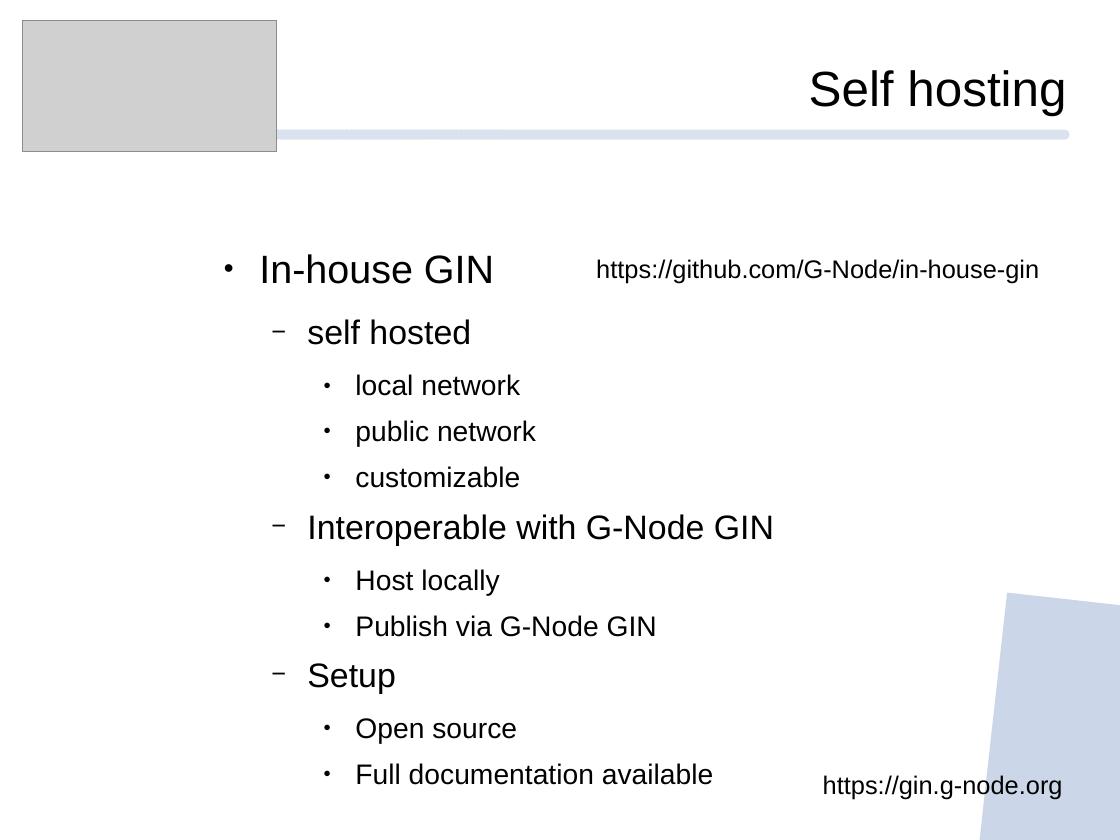
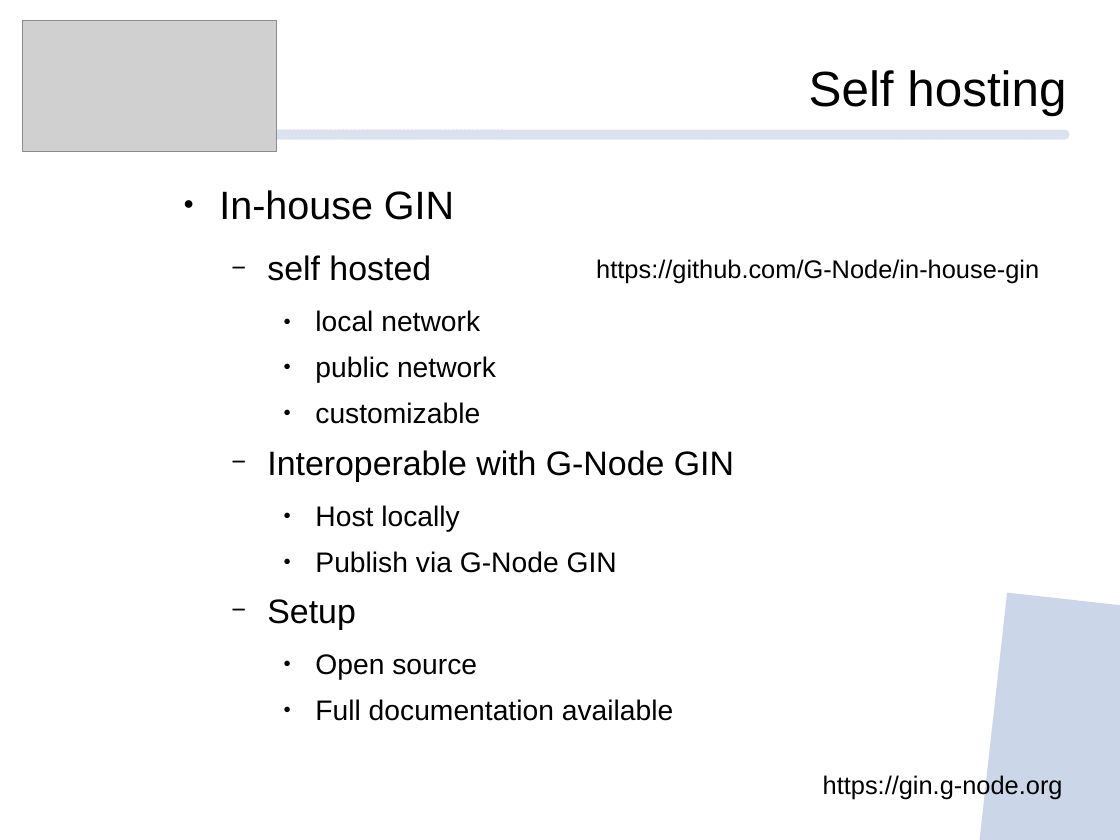
Before and after one commit to mpsonntag/prespost, a slide deck: slide 8 of 202209_INCF_online/202209_INCF_Online_GIN.odp. Drawn at 1120x840 pixels with LibreOffice and Linux fonts; fonts in the diff are those of the drawing; grey boxes stand for pictures; background and template pictures are left out. Boxes give left, top, right and bottom in pixels: in the first picture for what was removed or moved away, otherwise in the second. Text is boxed around its words. In the diff, an @@ line names an element or a change of style, - is before the commit and + after.

```diff
--- a/202209_INCF_online/202209_INCF_Online_GIN.odp
+++ b/202209_INCF_online/202209_INCF_Online_GIN.odp
@@ text "In-house GIN": place and size @@
-text "In-house GIN" at [259,254,774,785]
+text "In-house GIN" at [219,190,734,721]
```
Also in this commit, not shown: 1 other slide changed.
